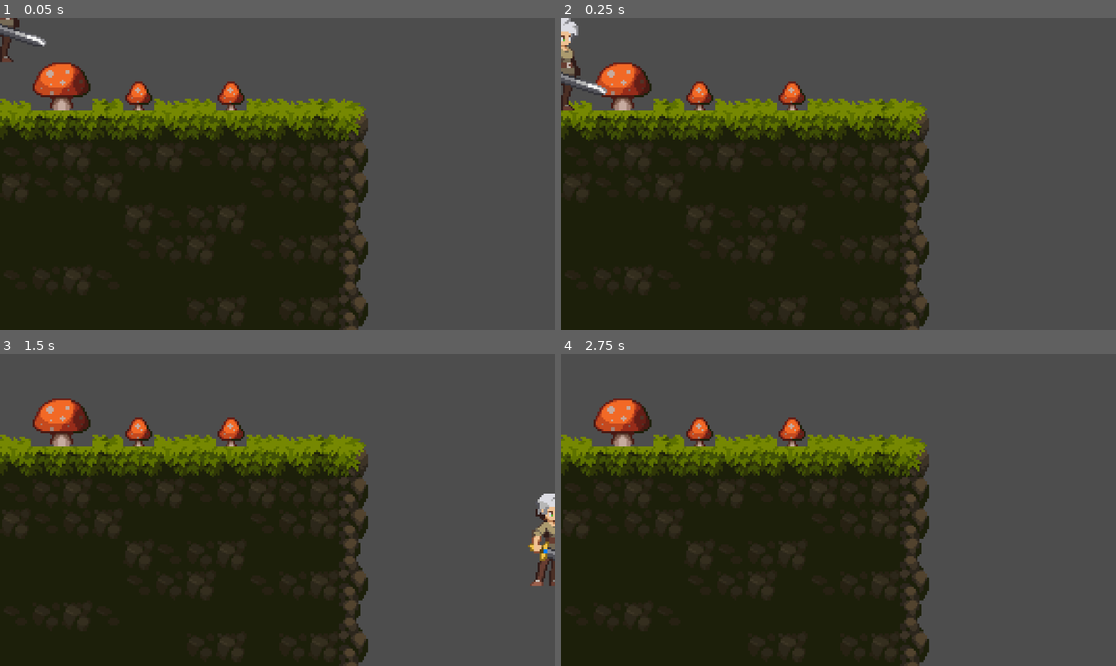
Above: before the commit, frames 1-4 (two rows, left to right).
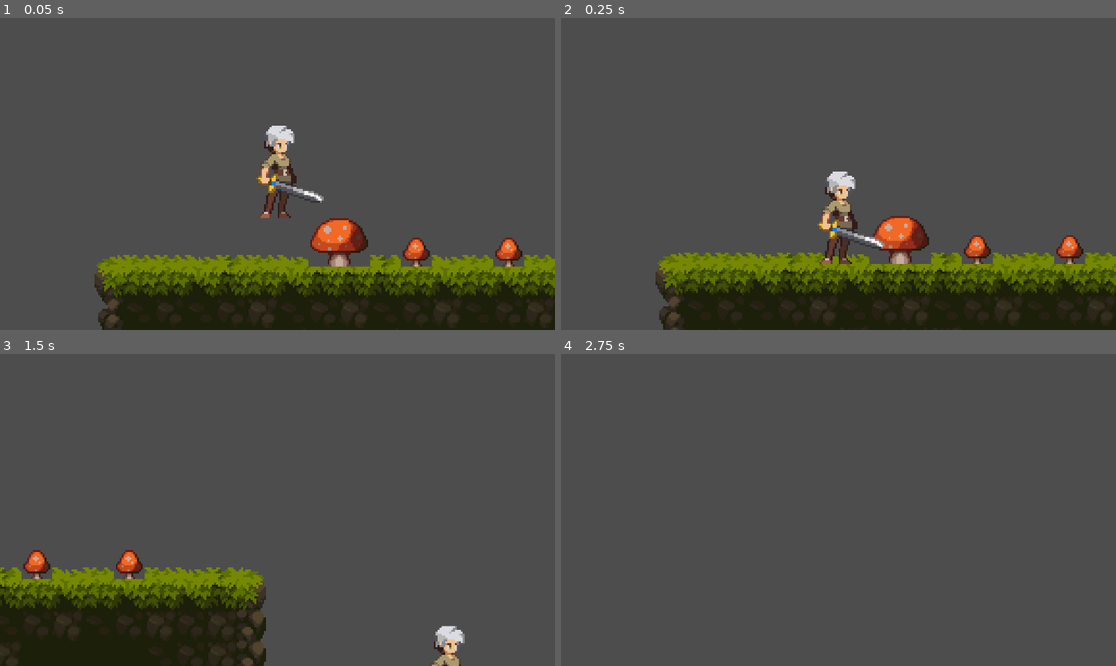
Above: after the commit, the same moments.

Repository: LJX2017/2D-Platformer
Game: Godot game, scene res://node_2d.tscn
Two runs of this game, one before a commit and one after it. Both use one fixed random seed, a clock stepped at 60 frames per second and the inputs below. The project has no main scene, so this scene is started directly.
Inputs:
- Up to frame 1 (0.05 s): no input
- Up to frame 2 (0.25 s): no input
- Up to frame 3 (1.5 s): tap Enter (ui_accept) at 0.5, 0.77 s; hold Right (ui_right) from 0.53 s (still down)
- Up to frame 4 (2.75 s): tap Enter (ui_accept) at 1.52 s; release Right (ui_right) at 2.03 s; hold Left (ui_left) from 2.03 s (still down)

The runs differ from the first frame. In frame 1, 51% of the frame differs, in the area x 0-100%, y 0-100%; in frame 2, 51%; in frame 3, 41%; in frame 4, 49%.

Commit message:
configured camera node

Diff:
--- a/node_2d.tscn
+++ b/node_2d.tscn
@@ -502,3 +502,13 @@
 layer_0/tile_data = PackedInt32Array(196606, 196608, 0, 262142, 196608, 1, 327678, 131072, 2, 393214, 131072, 3, 458750 …(3281 unchanged characters)…
 
 [node name="Player" parent="." instance=ExtResource("2_0e48y")]
+
+[node name="RemoteTransform2D" type="RemoteTransform2D" parent="Player"]
+remote_path = NodePath("../../Camera2D")
+
+[node name="Camera2D" type="Camera2D" parent="."]
+process_callback = 0
+limit_smoothed = true
+position_smoothing_enabled = true
+drag_horizontal_enabled = true
+drag_vertical_enabled = true
